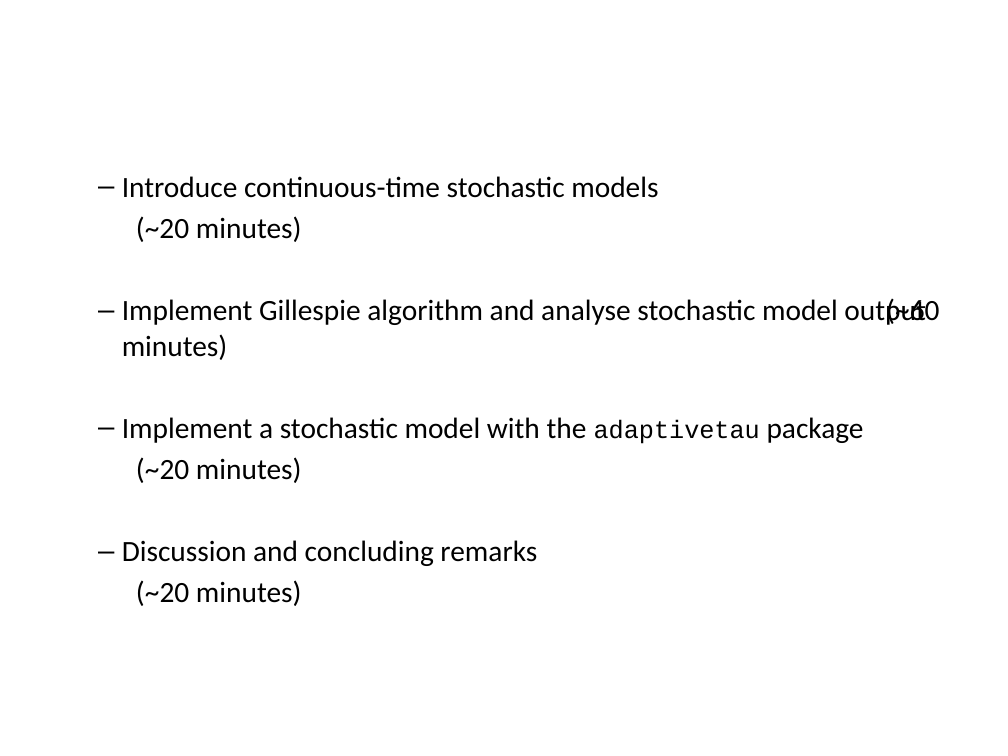
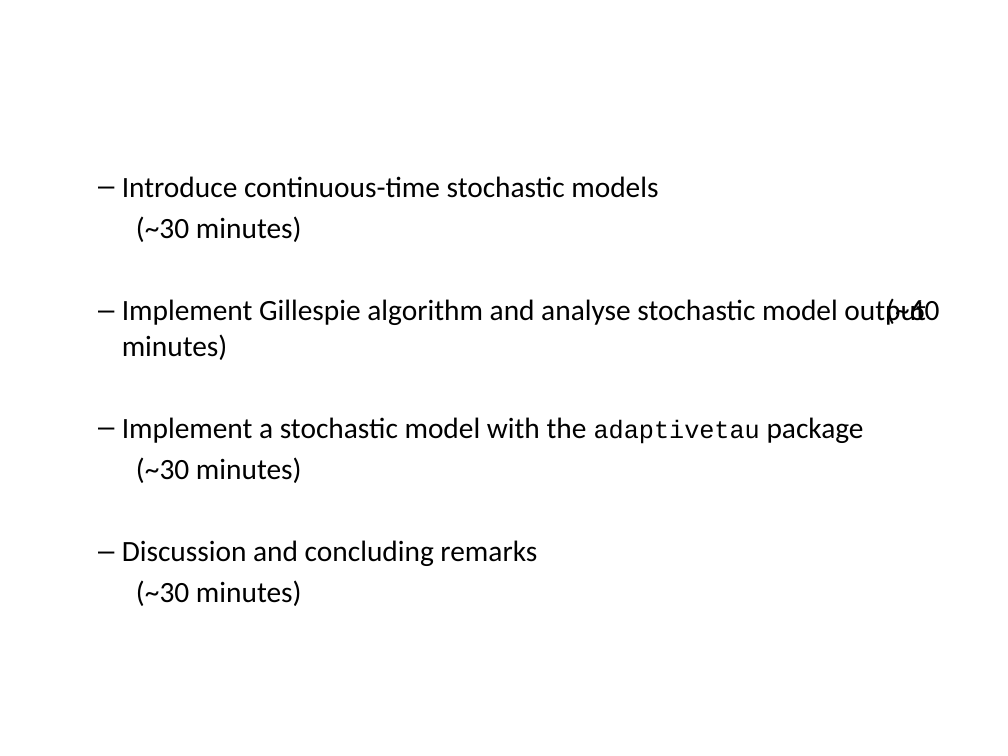
Before and after one commit to cmmid/mtm, a slide deck: slide 4 of slides/Lecture_10_StochasticContinuous.pptx. Drawn at 1008x756 pixels with LibreOffice and Linux fonts; fonts in the diff are those of the drawing; background and template pictures are left out. Boxes give left, top, right and bottom in pixels: in the first picture for what was removed or moved away, otherwise in the second. Text is boxed around its words. In the diff, an @@ line names an element or a change of style, - is before the commit and + after.

```diff
--- a/slides/Lecture_10_StochasticContinuous.pptx
+++ b/slides/Lecture_10_StochasticContinuous.pptx
@@ text at (x1=136, y1=216, x2=302, y2=242): text changed @@
-  (~20 minutes)
+  (~30 minutes)
@@ text at (x1=136, y1=457, x2=302, y2=483): text changed @@
-  (~20 minutes)
+  (~30 minutes)
@@ text at (x1=136, y1=580, x2=302, y2=606): text changed @@
-  (~20 minutes)
+  (~30 minutes)
```
Also in this commit, not shown: 2 other slides changed, 4 other files.
